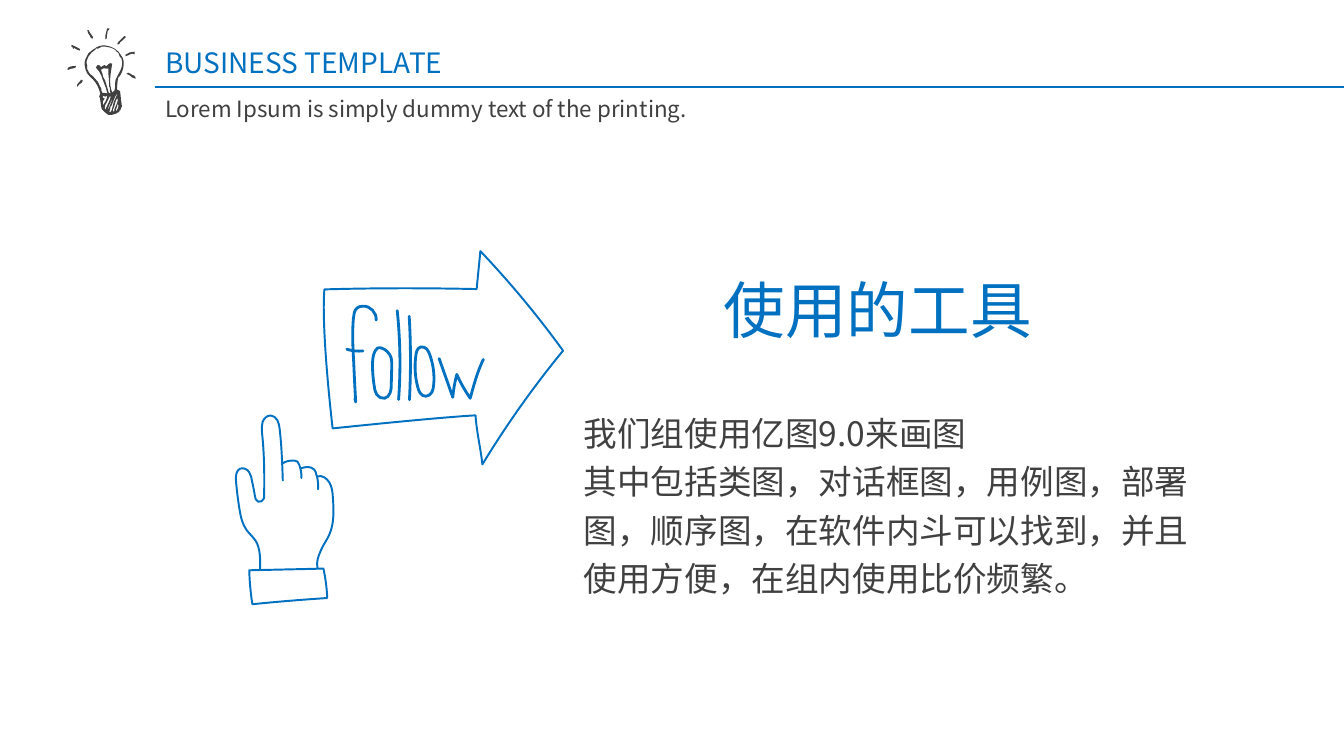
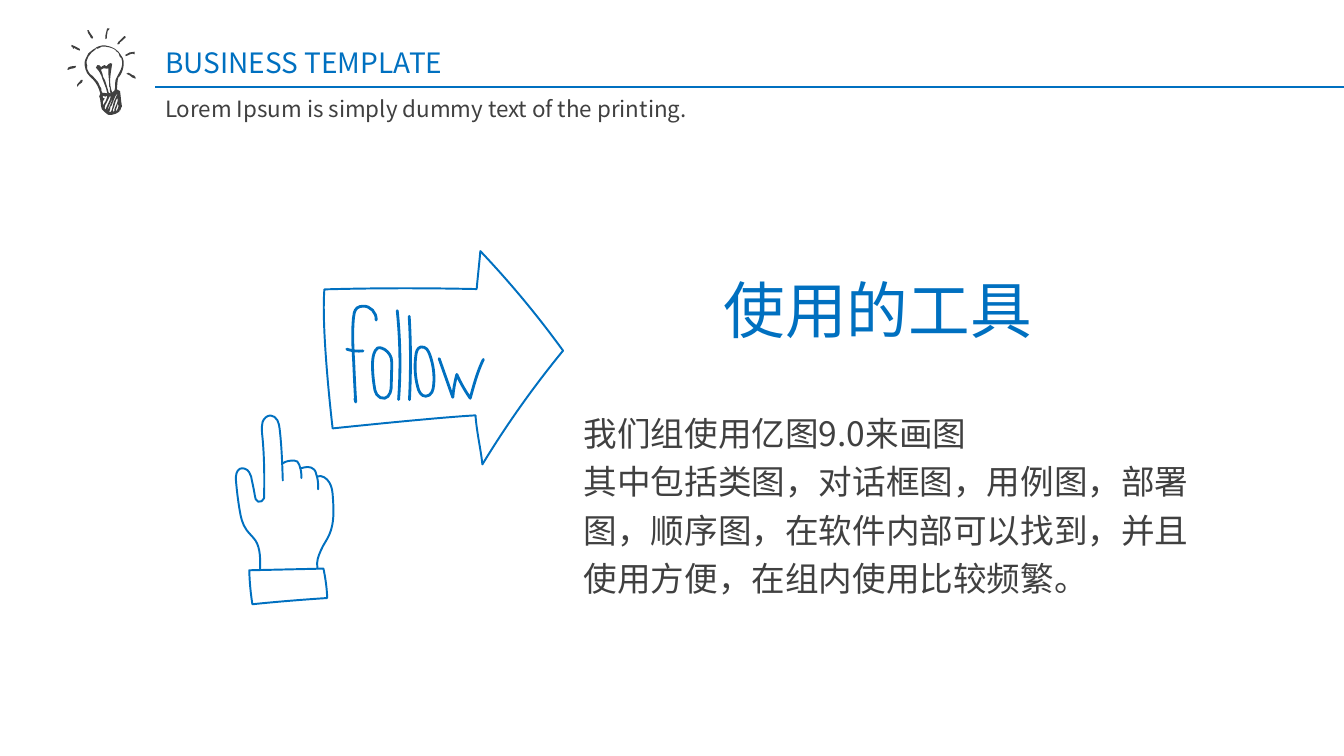
Before and after one commit to SarielX98/PRD2018G14, a slide deck: slide 13 of 受控文档/软件需求工程/0项目准备/PRD2018-G14-UML4综合应用和问题解答.pptx. Drawn at 1344x756 pixels with LibreOffice and Linux fonts; fonts in the diff are those of the drawing; background and template pictures are left out. Boxes give left, top, right and bottom in pixels: in the first picture for what was removed or moved away, otherwise in the second. Text is boxed around its words. In the diff, an @@ line names an element or a change of style, - is before the commit and + after.

Commit message:
2018-12-26 UML4更新，SRS评审PPT，测试用例发布，需求规格说明发布，用户手册发布

```diff
--- a/受控文档/软件需求工程/0项目准备/PRD2018-G14-UML4综合应用和问题解答.pptx
+++ b/受控文档/软件需求工程/0项目准备/PRD2018-G14-UML4综合应用和问题解答.pptx
@@ text at (584, 465, 1189, 595): text changed @@
-其中包括类图，对话框图，用例图，部署图，顺序图，在软件内斗可以找到，并且使用方便，在组内使用比价频繁。
+其中包括类图，对话框图，用例图，部署图，顺序图，在软件内部可以找到，并且使用方便，在组内使用比较频繁。
```
Also in this commit, not shown: 20 other slides changed, 4 other files.
